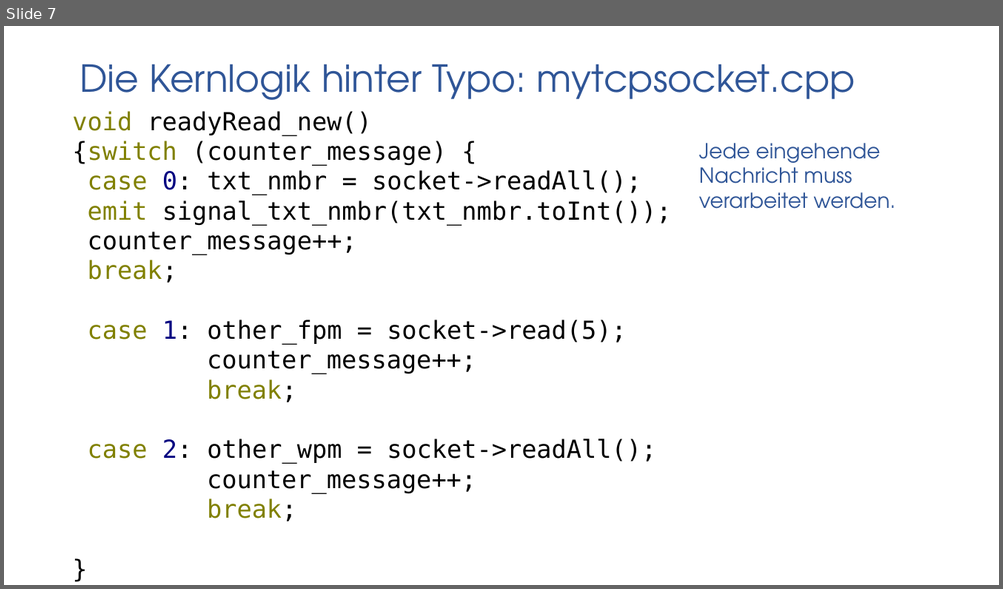
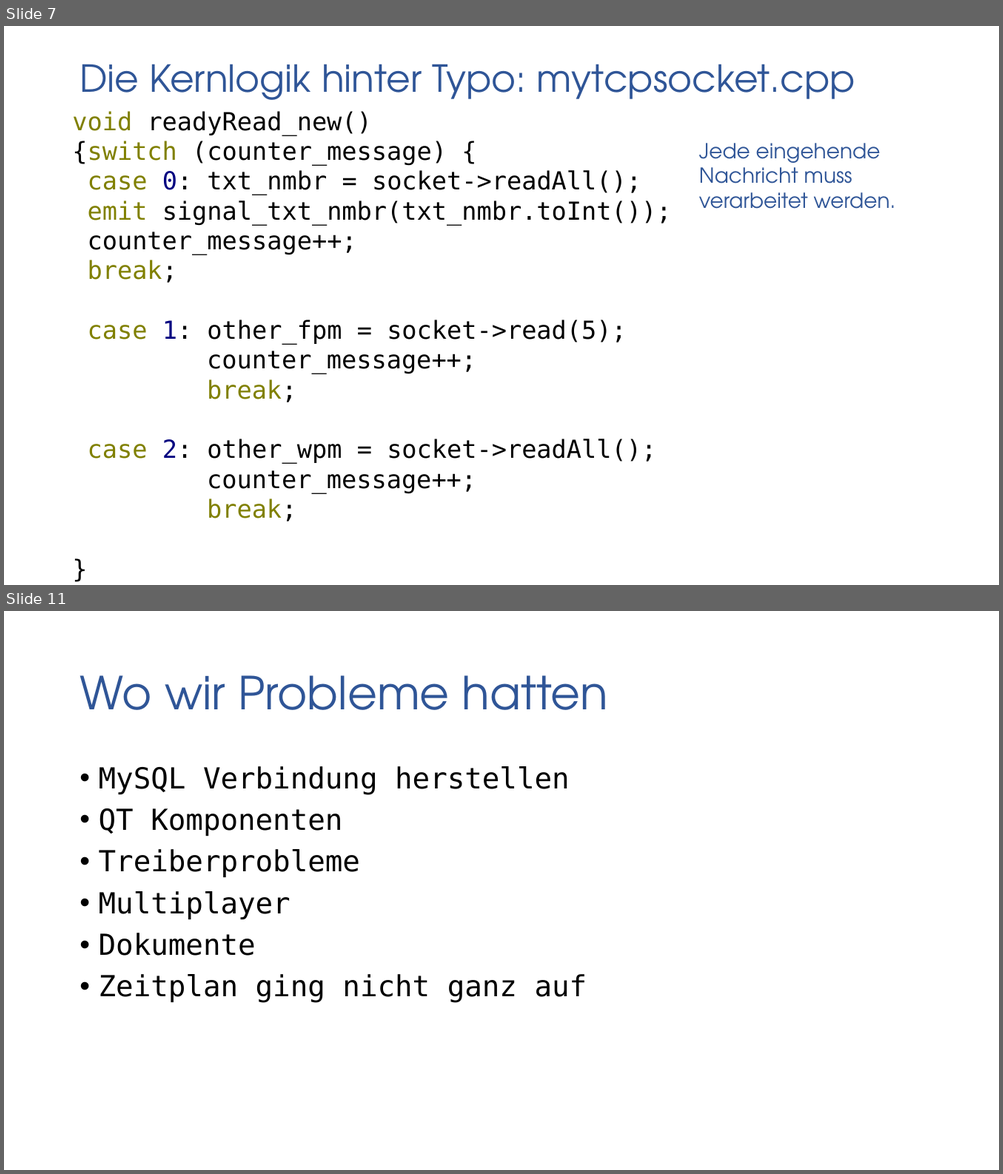
Before and after one commit to gaffli/typo, a slide deck: Meilensteine/MS 5/Projekt.pptx. Shown one above the other, each under a label of ours: slide 7 before the commit, slides 7 and 11 after it; the slides between them are not shown. The pictures are 1003x589 and 1003x1174 pixels, drawn with LibreOffice and Linux fonts; fonts in the diff are those of the drawing; background and template pictures are left out. Boxes give left, top, right and bottom in pixels: in the first picture for what was removed or moved away, otherwise in the second. Text is boxed around its words. In the diff, an @@ line names an element or a change of style, - is before the commit and + after.

```diff
--- a/Meilensteine/MS 5/Projekt.pptx
+++ b/Meilensteine/MS 5/Projekt.pptx
@@ slide 11 added at box(4, 611, 999, 1170), background picture (left out) @@
@@ title added at box(79, 675, 608, 710), 44 pt, text #2F5597 @@
+Wo wir Probleme hatten
@@ text added at box(99, 766, 587, 1003), 28 pt, text #000000 @@
+• MySQL Verbindung herstellen
+• QT Komponenten
+• Treiberprobleme
+• Multiplayer
+• Dokumente
+• Zeitplan ging nicht ganz auf
```
Also in this commit, not shown: 4 other slides added.
